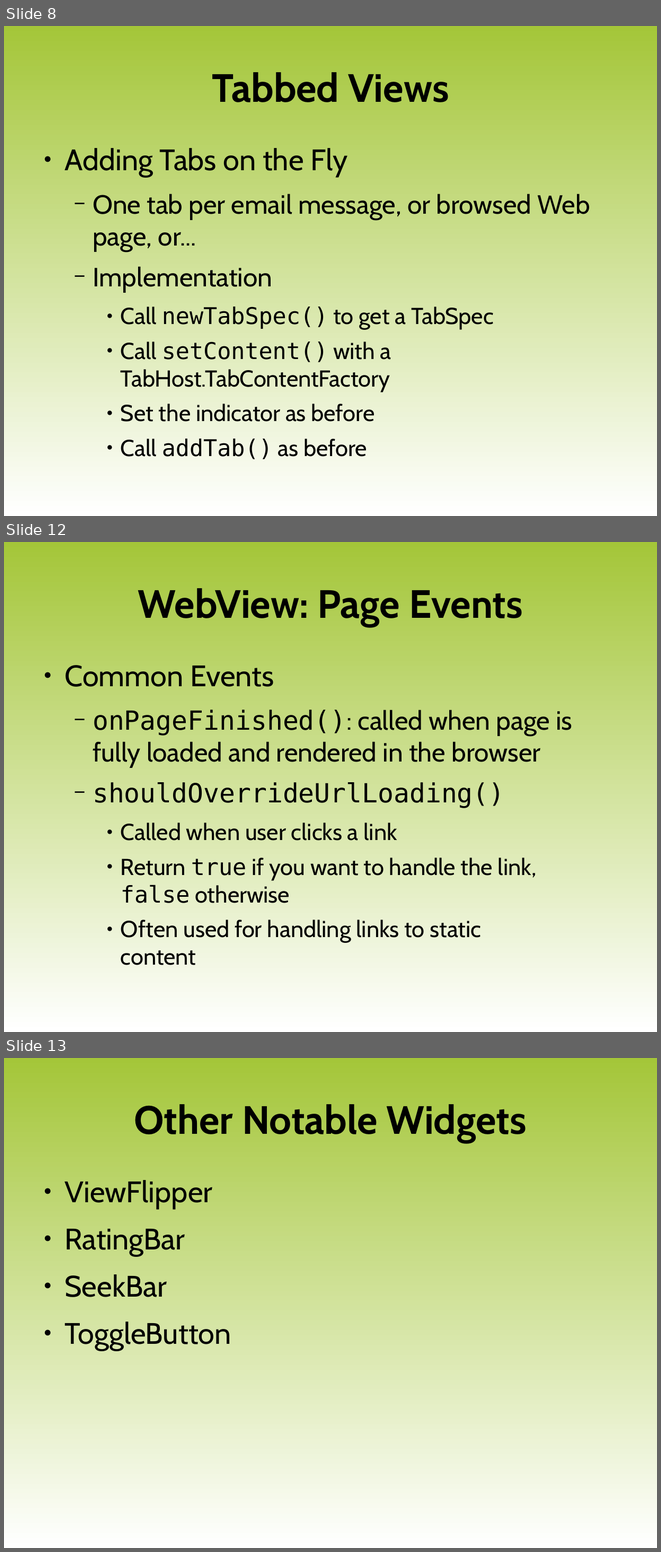
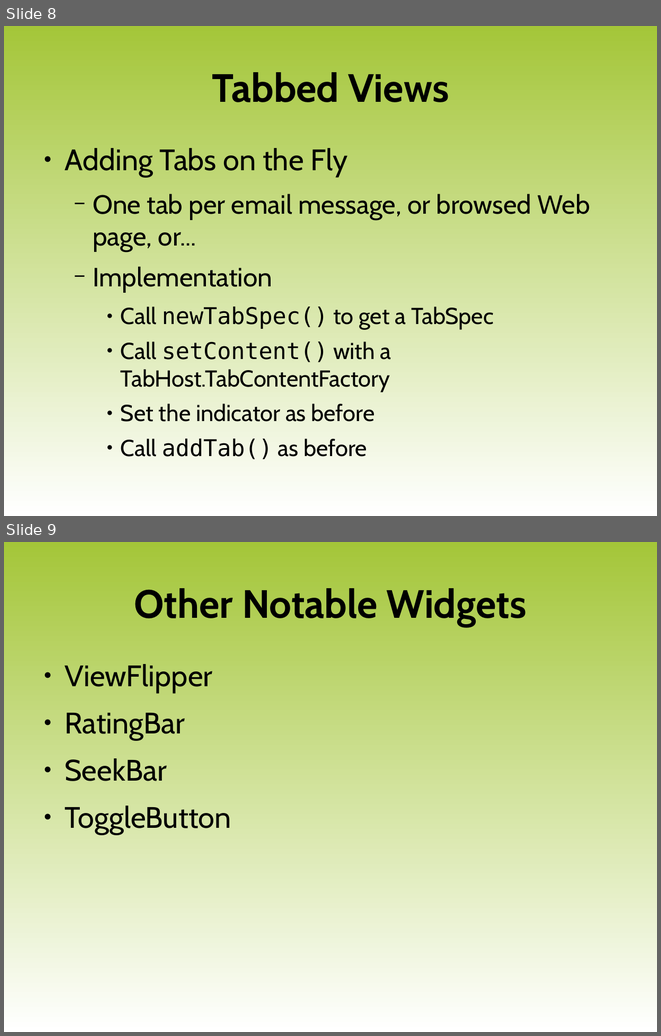
Before and after one commit to luigi-agosti/cw-courseware, a slide deck: 05-MoreWidgets.odp. Shown one above the other, each under a label of ours: slides 8, 12 and 13 before the commit, slides 8 and 9 after it; the slides between them are not shown. The pictures are 661x1552 and 661x1036 pixels, drawn with LibreOffice and Linux fonts; fonts in the diff are those of the drawing; background and template pictures are left out. Boxes give left, top, right and bottom in pixels: in the first picture for what was removed or moved away, otherwise in the second. Text is boxed around its words. In the diff, an @@ line names an element or a change of style, - is before the commit and + after.

Commit message:
removed extraneous WebView slides

```diff
--- a/05-MoreWidgets.odp
+++ b/05-MoreWidgets.odp
@@ slide 12 removed at (x1=4, y1=542, x2=657, y2=1032), background gradient #A4C639 to #FFFFFF @@
@@ title removed at (x1=138, y1=588, x2=523, y2=627) @@
-WebView: Page Events
@@ text removed at (x1=64, y1=665, x2=572, y2=965) @@
-● Common Events
-  − onPageFinished(): called when page is fully loaded and rendered in the browser
-  − shouldOverrideUrlLoading()
-    ● Called when user clicks a link
-    ● Return true if you want to handle the link,
-      false otherwise
-    ● Often used for handling links to static
-      content
@@ what was slide 13 is now slide 9 @@
```
Also in this commit, not shown: 3 other slides removed.
